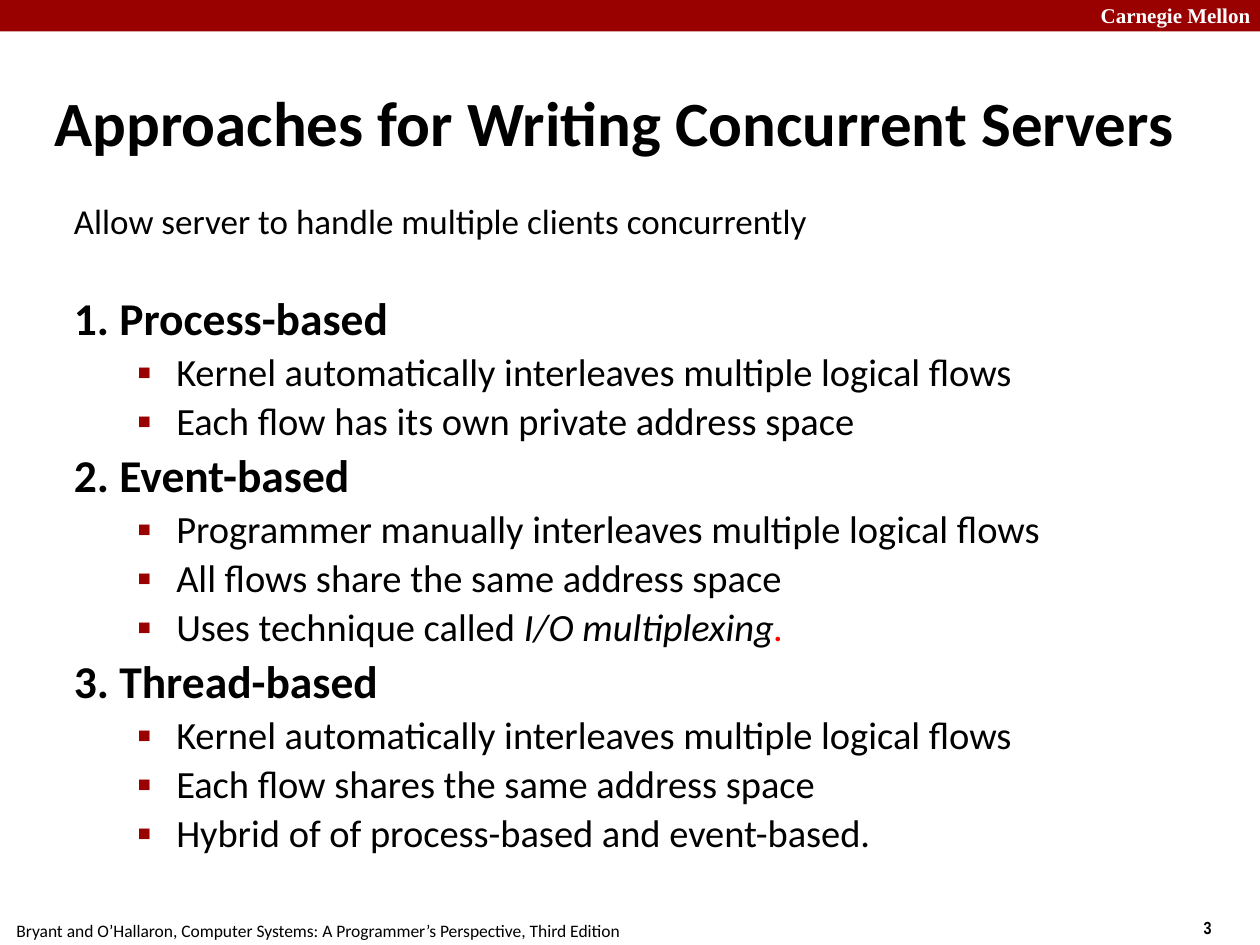
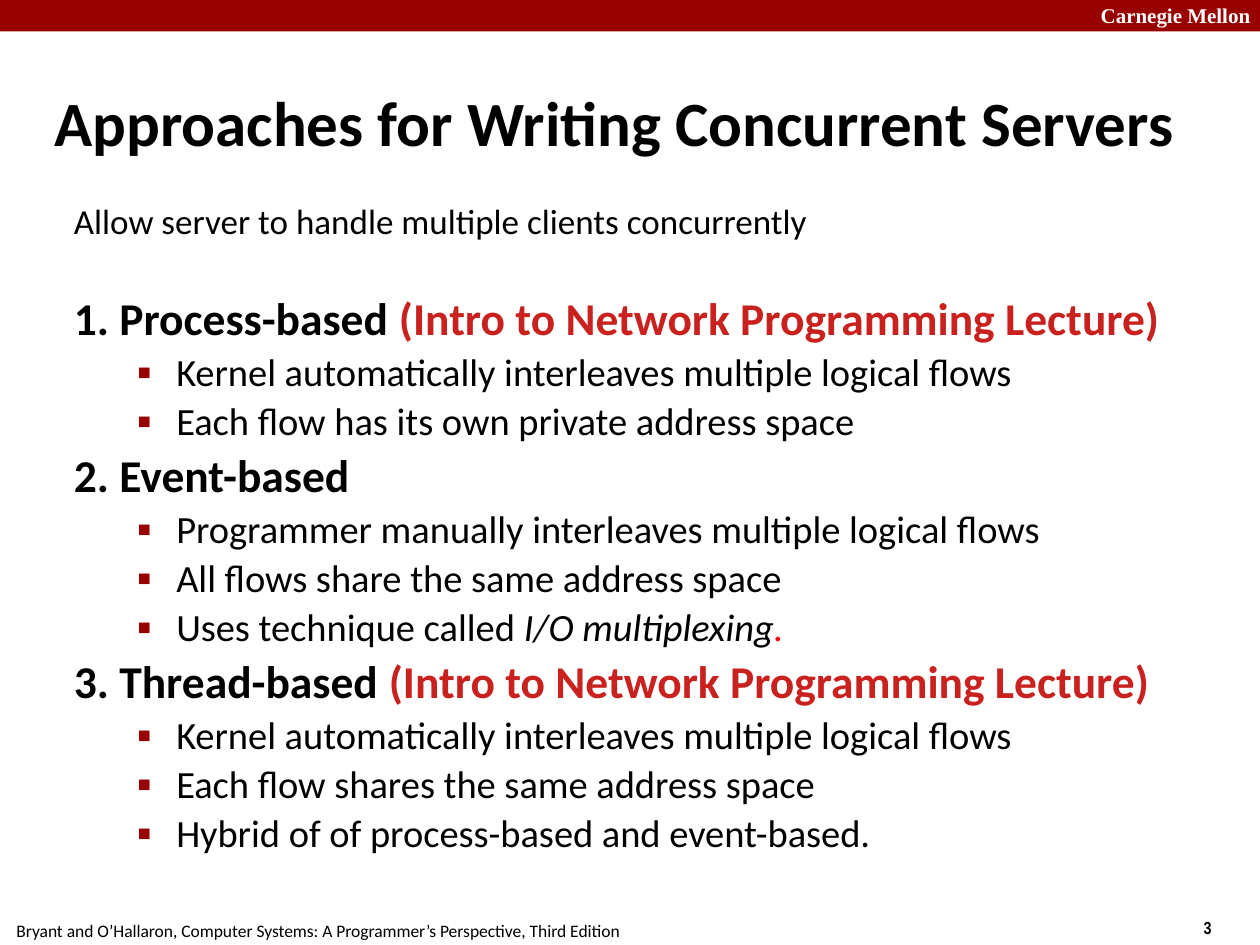
Before and after one commit to diku-compSys/compSys-e2021-pub, a slide deck: slide 3 of lectures/211122_performance/performance.odp. Drawn at 1260x945 pixels with LibreOffice and Linux fonts; fonts in the diff are those of the drawing. Boxes give left, top, right and bottom in pixels: in the first picture for what was removed or moved away, otherwise in the second. Text is boxed around its words. In the diff, an @@ line names an element or a change of style, - is before the commit and + after.

Commit message:
last minute changes to performance lecture to add more intro to a4

```diff
--- a/lectures/211122_performance/performance.odp
+++ b/lectures/211122_performance/performance.odp
@@ text at <box>74,301,1159,343</box>: text changed; text colour #000000 to #C9211E @@
-1. Process-based
+1. Process-based (Intro to Network Programming Lecture)
@@ text at <box>74,664,1149,706</box>: text changed; text colour #000000 to #C9211E @@
-3. Thread-based
+3. Thread-based (Intro to Network Programming Lecture)
```
Also in this commit, not shown: 15 other slides changed, 5 slides added, 1 other file.
